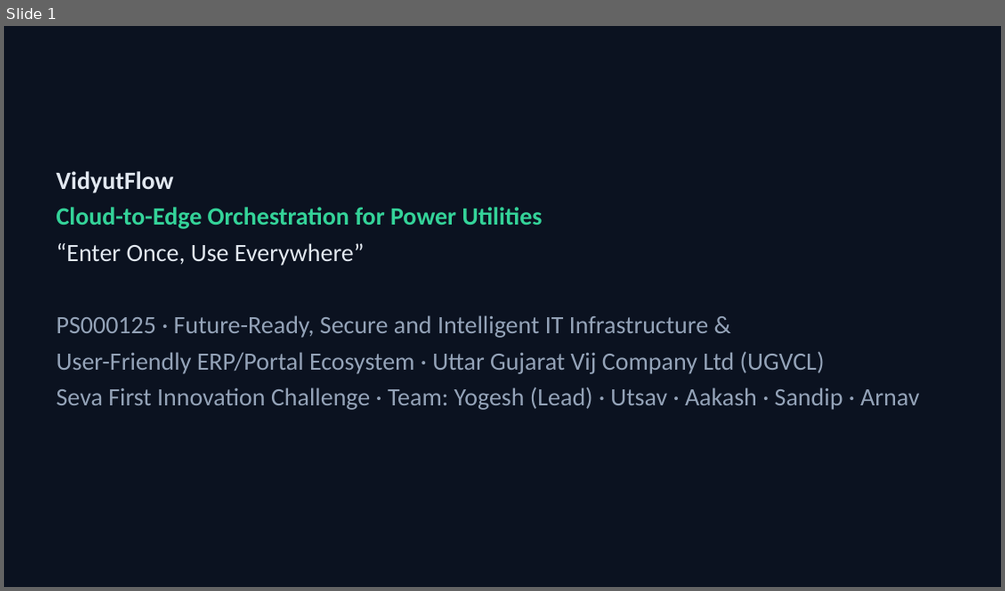
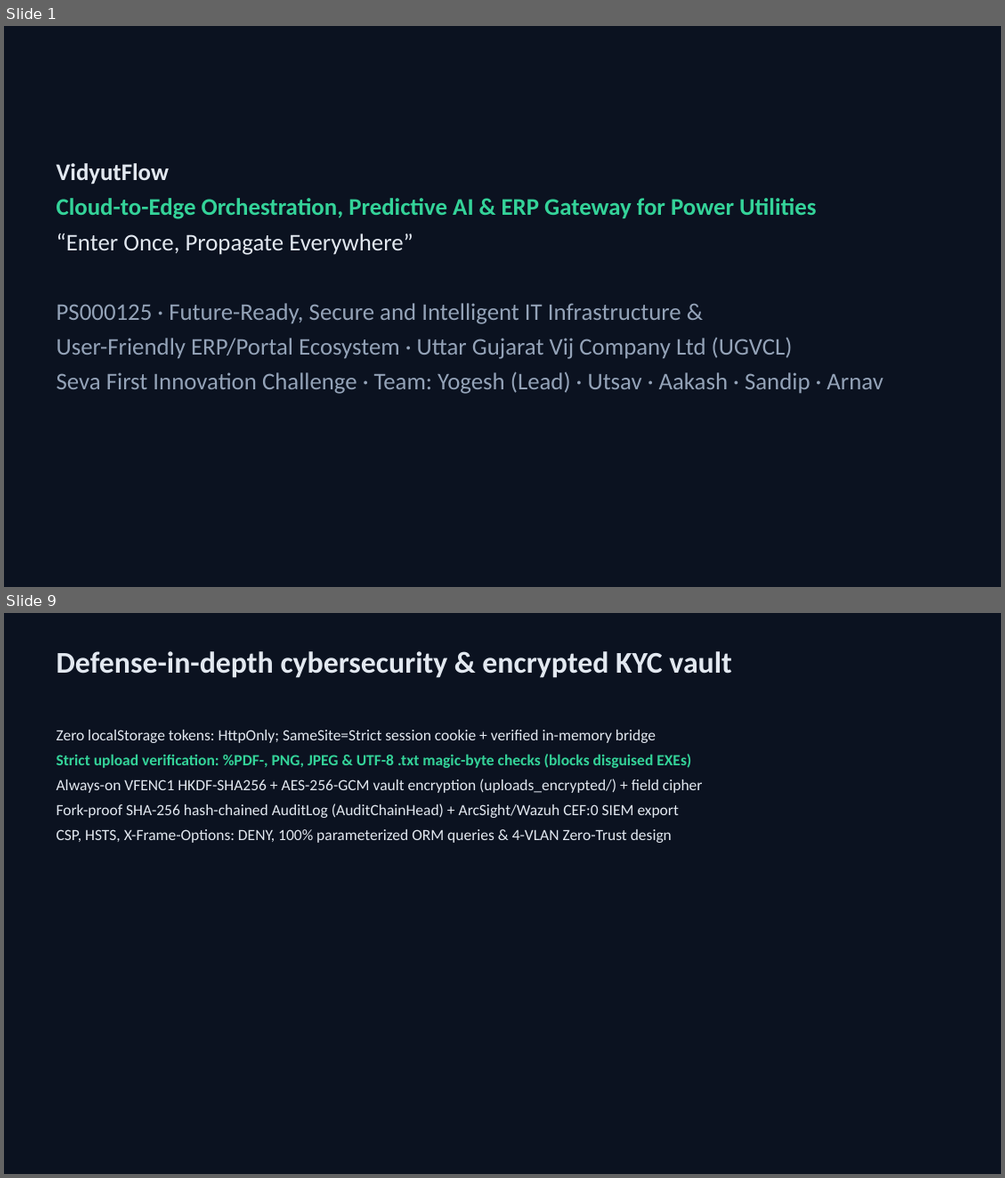
Before and after one commit to Yogeshsingh123-LAB/VidyutFlow, a slide deck: docs/deck/VidyutFlow_PS000125.pptx. Shown one above the other, each under a label of ours: slide 1 before the commit, slides 1 and 9 after it; the slides between them are not shown. The pictures are 1005x591 and 1005x1178 pixels, drawn with LibreOffice and Linux fonts; fonts in the diff are those of the drawing. Boxes give left, top, right and bottom in pixels: in the first picture for what was removed or moved away, otherwise in the second. Text is boxed around its words. In the diff, an @@ line names an element or a change of style, - is before the commit and + after.

Commit message:
Enforce magic-byte upload signatures & default encrypted vault, rebuild PPTX deck & clarify CI/OOD/ERP disclosures

```diff
--- a/docs/deck/VidyutFlow_PS000125.pptx
+++ b/docs/deck/VidyutFlow_PS000125.pptx
@@ slide 9 added at <box>4,613,1001,1174</box>, background #0B1220 @@
@@ text added at <box>57,651,731,678</box>, 29 pt, text #E2E8F0, bold @@
+Defense-in-depth cybersecurity & encrypted KYC vault
@@ text added at <box>57,730,703,843</box>, 15 pt, text #E2E8F0 @@
+Zero localStorage tokens: HttpOnly; SameSite=Strict session cookie + verified in-memory bridge
+Strict upload verification: %PDF-, PNG, JPEG & UTF-8 .txt magic-byte checks (blocks disguised EXEs)
+Always-on VFENC1 HKDF-SHA256 + AES-256-GCM vault encryption (uploads_encrypted/) + field cipher
+Fork-proof SHA-256 hash-chained AuditLog (AuditChainHead) + ArcSight/Wazuh CEF:0 SIEM export
+CSP, HSTS, X-Frame-Options: DENY, 100% parameterized ORM queries & 4-VLAN Zero-Trust design
@@ slide 1 changed as well @@
@@ text "VidyutFlow": place and size @@
-text "VidyutFlow" at <box>57,171,919,410</box>
+text "VidyutFlow" at <box>57,163,882,394</box>
@@ text at <box>57,163,882,394</box>: size 24 to 23 pt in "VidyutFlow", "PS000125 · Future-Ready, Secure and Intelligent IT ...", "User-Friendly ERP/Portal Ecosystem · Uttar Gujarat Vij ...", "Seva First Innovation Challenge · Team: Yogesh ..." @@
@@ text at <box>57,198,816,255</box>: text changed; size 24 to 23 pt @@
-Cloud-to-Edge Orchestration for Power Utilities
-“Enter Once, Use Everywhere”
+Cloud-to-Edge Orchestration, Predictive AI & ERP Gateway for Power Utilities
+“Enter Once, Propagate Everywhere”
```
Also in this commit, not shown: 10 other slides added, 11 slides removed, 24 other files.
